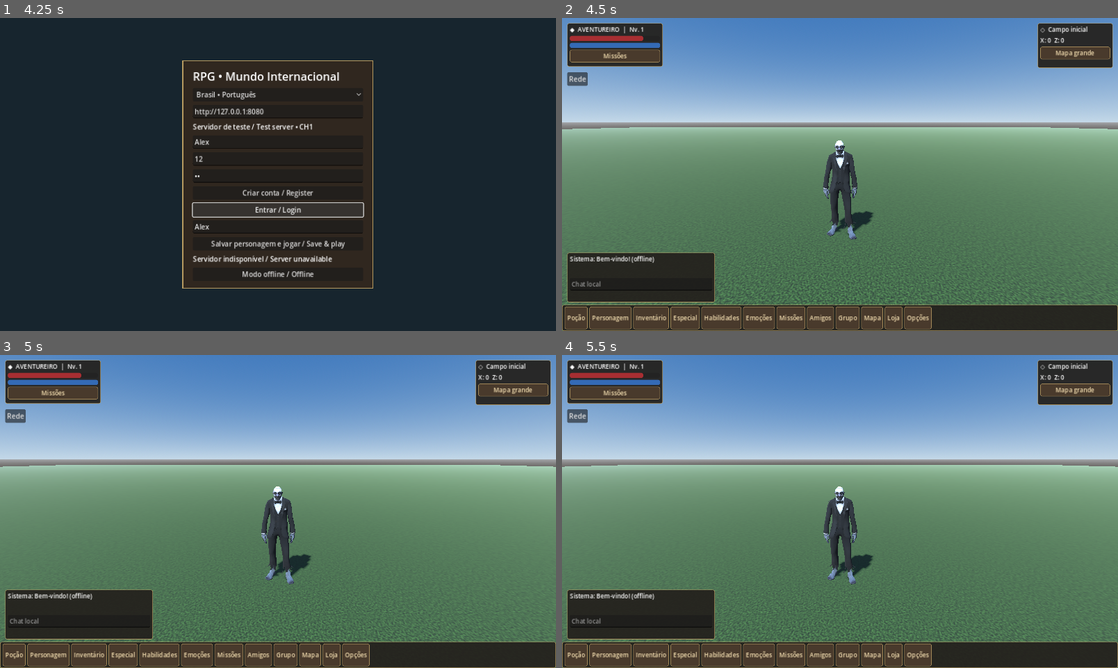
Above: before the commit, frames 1-4 (two rows, left to right).
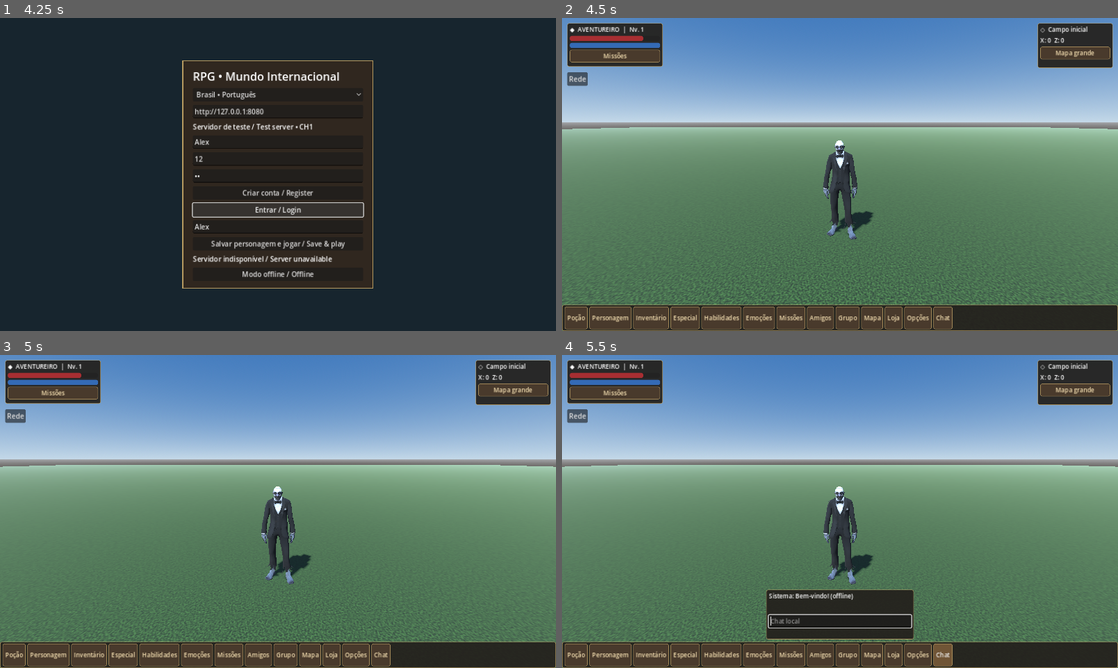
Above: after the commit, the same moments.

Repository: lolprogif/LolPRO-ON
Game: Godot game, scene res://Login.tscn
Two runs of this game, one before a commit and one after it. Both use one fixed random seed, a clock stepped at 60 frames per second and the inputs below.
Inputs (mouse positions are in pixels of both pictures, inside the frame that each line leads up to):
- Up to frame 1 (4.25 s): click (278, 143) at 0.52 s; type "Alex" at 0.6 s; click (278, 158) at 0.75 s; type "12" at 0.83 s; click (278, 174) at 0.98 s; type "12" at 1.07 s; click (278, 227) at 1.27 s; type "Alex" at 1.35 s; click "Brasil • Português" at 2 s; click "Criar conta / Register" at 2.75 s; click "Entrar / Login" at 3.5 s
- Up to frame 2 (4.5 s): click "Modo offline / Offline" at 4.25 s
- Up to frame 3 (5 s): no input
- Up to frame 4 (5.5 s): click (945, 655) at 5 s, where only the run after the commit has a clickable "Chat"

Frame 1 is identical in both runs. In frame 2, 4.5% of the frame differs, in the area x 0-71%, y 74-100%; in frame 3, 4.5%; in frame 4, 8.7%, in the area x 0-71%, y 42-100%.

Commit message:
V0.9: hud.gd

Diff:
--- a/hud.gd
+++ b/hud.gd
@@ -60,9 +60,9 @@
 	coords = label(mv,"0, 0")
 	button(mv,"Mapa grande",func(): toggle("Mapa"))
 	var cp := panel_at(Vector2.ZERO,Vector2(340,110))
-	cp.set_anchors_and_offsets_preset(Control.PRESET_BOTTOM_LEFT)
-	cp.offset_left = 12
-	cp.offset_right = 352
+	cp.set_anchors_and_offsets_preset(Control.PRESET_CENTER_BOTTOM)
+	cp.offset_left = -170
+	cp.offset_right = 170
 	cp.offset_top = -180
 	cp.offset_bottom = -66
 	var cv := VBoxContainer.new()
@@ -77,7 +77,12 @@
 	entry.text_submitted.connect(func(msg):
 		chat.add_text("\nVocê: " + msg)
 		entry.clear()
-		entry.release_focus())
+		entry.release_focus()
+		cp.hide())
+	cp.hide()
+	button(h,"Chat",func():
+		cp.visible = not cp.visible
+		if cp.visible: entry.grab_focus())
 	var inv := window("Inventário",Vector2(300,440),true)
 	label(inv,"Equipamentos • espaços reservados")
 	grid_slots(inv,4,12)
@@ -116,6 +121,19 @@
 			refresh())
 	label(shop,"Loja premium e NPC físico: pendentes")
 	var menu := window("Opções",Vector2(300,360))
+	label(menu,"Sensibilidade da câmera (Android)")
+	var sensitivity := HSlider.new()
+	sensitivity.min_value = 1
+	sensitivity.max_value = 100
+	var settings := ConfigFile.new()
+	settings.load("user://settings.cfg")
+	sensitivity.value = settings.get_value("controls","sensitivity",50.0)
+	world.touch_sensitivity = sensitivity.value
+	menu.add_child(sensitivity)
+	sensitivity.value_changed.connect(func(value: float):
+		world.touch_sensitivity = value
+		settings.set_value("controls","sensitivity",value)
+		settings.save("user://settings.cfg"))
 	button(menu,"Ajuda / controles",func(): toggle("Ajuda"))
 	button(menu,"Tela cheia / janela",func(): DisplayServer.window_set_mode(DisplayServer.WINDOW_MODE_WINDOWED if DisplayServer.window_get_mode() == DisplayServer.WINDOW_MODE_FULLSCREEN else DisplayServer.WINDOW_MODE_FULLSCREEN))
 	button(menu,"Teleportador",func(): toggle("Teleportador"))
